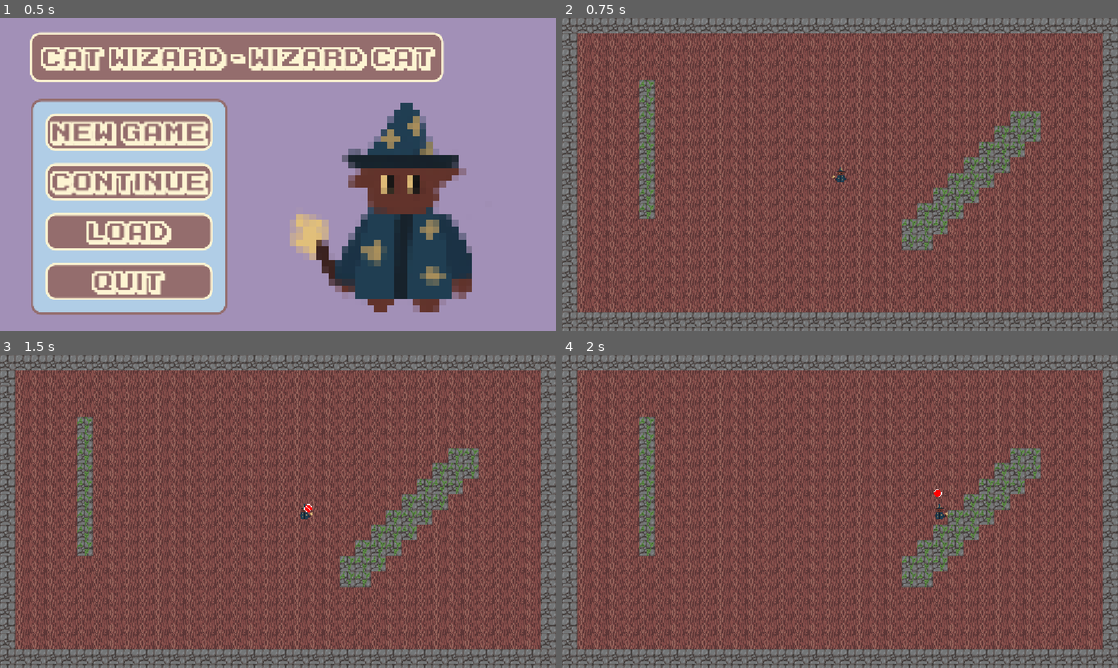
Above: before the commit, frames 1-4 (two rows, left to right).
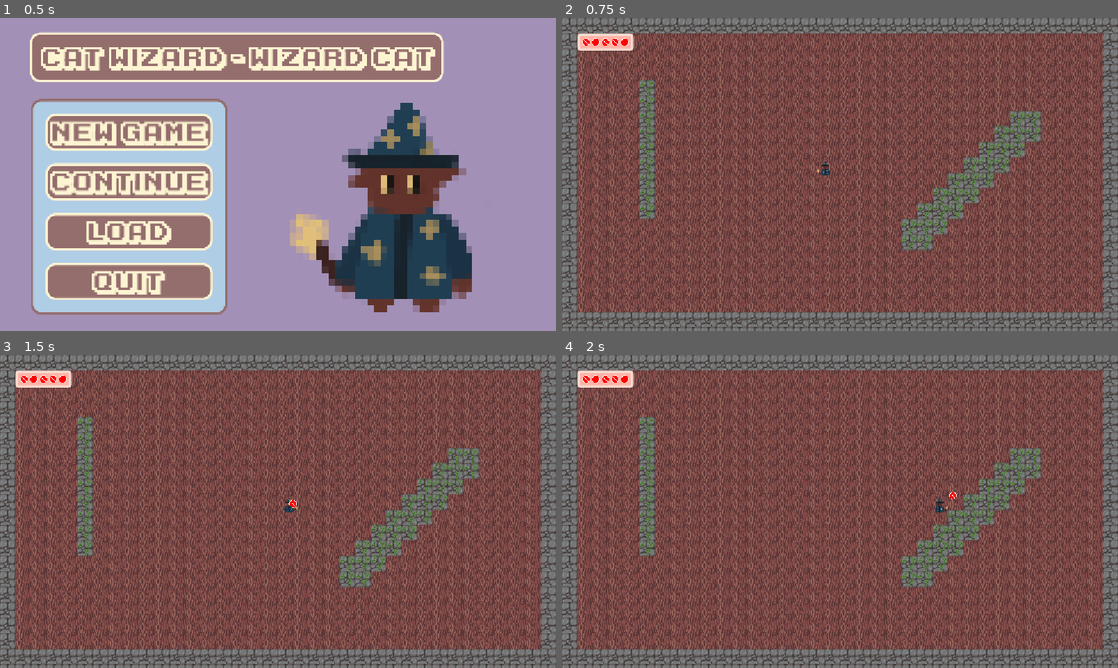
Above: after the commit, the same moments.

Repository: teganmy/wizard-cat-cat-wizard
Game: Godot game, scene res://main.tscn
The game is run twice, just before and just after one commit, with the same random seed, the same clock (stepped at 60 frames per second) and the same inputs.
Inputs (mouse positions are in pixels of both pictures, inside the frame that each line leads up to):
- Up to frame 1 (0.5 s): no input
- Up to frame 2 (0.75 s): click "New Game" at 0.5 s
- Up to frame 3 (1.5 s): tap Enter at 1.25 s; move the mouse to (400, 495) at 1.27 s; hold Right (player_right) from 1.28 s (still down); tap Space (fire) at 1.35 s
- Up to frame 4 (2 s): keep holding Right (player_right)

Frame 1 is identical in both runs. In frame 2, 0.7% of the frame differs, in the area x 2-52%, y 4-53%; in frame 3, 0.7%, in the area x 2-57%, y 4-53%; in frame 4, 0.7%.

Commit message:
Added placeholder life tracking on HUD

Diff:
--- a/wizard-cat-game/assets/default_theme.tres
+++ b/wizard-cat-game/assets/default_theme.tres
@@ -102,5 +102,9 @@
 Button/styles/pressed = SubResource("StyleBoxFlat_cs2sx")
 Label/colors/font_color = Color(0.99215686, 0.95686275, 0.8235294, 1)
 Label/styles/normal = SubResource("StyleBoxFlat_vkpim")
+MarginContainer/constants/margin_bottom = 32
+MarginContainer/constants/margin_left = 32
+MarginContainer/constants/margin_right = 32
+MarginContainer/constants/margin_top = 32
 PanelContainer/styles/panel = SubResource("StyleBoxFlat_06t4h")
 VBoxContainer/constants/separation = 26
--- a/wizard-cat-game/assets/hud.tscn
+++ b/wizard-cat-game/assets/hud.tscn
@@ -1,8 +1,26 @@
 [gd_scene format=3 uid="uid://bbhvbmlbu1ne7"]
 
+[ext_resource type="Theme" uid="uid://cnlk2q7yx8tfd" path="res://assets/default_theme.tres" id="1_gudfk"]
 [ext_resource type="Script" uid="uid://cec2qkk20ybsu" path="res://assets/life_container.gd" id="1_knk3d"]
 [ext_resource type="Script" uid="uid://cawfowwy7xfdn" path="res://assets/hud.gd" id="1_px13d"]
-[ext_resource type="Texture2D" uid="uid://cdhwe1jm0yer6" path="res://assets/wizard-cat.png" id="3_uj4j1"]
+[ext_resource type="Texture2D" uid="uid://1x47pqeyrbca" path="res://assets/bullet_default.png" id="3_uj4j1"]
+
+[sub_resource type="StyleBoxFlat" id="StyleBoxFlat_gudfk"]
+content_margin_left = 10.0
+content_margin_top = 10.0
+content_margin_right = 10.0
+content_margin_bottom = 10.0
+bg_color = Color(1, 0.7014436, 0.64967424, 1)
+border_width_left = 5
+border_width_top = 5
+border_width_right = 5
+border_width_bottom = 5
+border_color = Color(0.9556703, 0.86581975, 0.8256949, 1)
+corner_radius_top_left = 5
+corner_radius_top_right = 5
+corner_radius_bottom_right = 5
+corner_radius_bottom_left = 5
+corner_detail = 10
 
 [node name="HUD" type="MarginContainer" unique_id=1347274040]
 anchors_preset = 15
@@ -10,12 +28,19 @@
 anchor_bottom = 1.0
 grow_horizontal = 2
 grow_vertical = 2
+theme = ExtResource("1_gudfk")
 script = ExtResource("1_px13d")
 
-[node name="LifeContainer" type="HBoxContainer" parent="." unique_id=121664328]
+[node name="PanelContainer" type="PanelContainer" parent="." unique_id=932874024]
+layout_mode = 2
+size_flags_horizontal = 0
+size_flags_vertical = 0
+theme_override_styles/panel = SubResource("StyleBoxFlat_gudfk")
+
+[node name="LifeContainer" type="HBoxContainer" parent="PanelContainer" unique_id=121664328]
 texture_filter = 1
 layout_mode = 2
 size_flags_horizontal = 0
 size_flags_vertical = 0
 script = ExtResource("1_knk3d")
-life_sprite = ExtResource("3_uj4j1")
+texture = ExtResource("3_uj4j1")
--- a/wizard-cat-game/assets/life_container.gd
+++ b/wizard-cat-game/assets/life_container.gd
@@ -1,8 +1,33 @@
 extends HBoxContainer
 
-@export var life_sprite: Texture2D
+var hearts: Array[TextureRect] = []
+@export var texture: Texture2D
+var got_player: bool = false
 
-func add_life() -> void:
-	var life = TextureRect.new()
-	life.set_texture(life_sprite)
-	add_child(life)
+func _process(_delta: float) -> void:
+	if not got_player:
+		try_get_player()
+
+func change_hearts(new: int) -> void:
+	var heart_size := hearts.size()
+	if heart_size > new:
+		for _i in range(heart_size - new):
+			var heart = hearts.pop_back()
+			heart.queue_free()
+	elif heart_size < new:
+		for _i in range(new - heart_size):
+			var heart = TextureRect.new()
+			heart.texture = texture
+			add_child(heart)
+			hearts.push_back(heart)
+
+func try_get_player() -> void:
+	var players = get_tree().get_nodes_in_group("Player")
+	if players.size() > 0:
+		var player = players[0]
+		if player:
+			player.health.changed.connect(change_hearts)
+			change_hearts(player.health.max_health)
+			got_player = true
+			return
+	return
--- a/wizard-cat-game/bullet.gd
+++ b/wizard-cat-game/bullet.gd
@@ -1,6 +1,4 @@
 extends RigidBody2D
 
-
 func _on_lifetime_timeout() -> void:
-	#queue_free()
-	pass
+	queue_free()
--- a/wizard-cat-game/levels/level.gd
+++ b/wizard-cat-game/levels/level.gd
@@ -1 +1,15 @@
 extends Node2D
+
+@export var player_scene: PackedScene
+@onready var spawn_point := $SpawnPoint
+var player: CharacterBody2D
+
+func _ready() -> void:
+	var new_player = player_scene.instantiate()
+	new_player.position = spawn_point.position
+	new_player.died.connect(respawn_player)
+	add_child(new_player)
+	player = new_player
+
+func respawn_player() -> void:
+	player.position = spawn_point.position
--- a/wizard-cat-game/levels/level_1.tscn
+++ b/wizard-cat-game/levels/level_1.tscn
@@ -3,19 +3,35 @@
 [ext_resource type="Script" uid="uid://bsobkaqnjrnuk" path="res://levels/level.gd" id="1_jirdo"]
 [ext_resource type="TileSet" uid="uid://yeucsf3jvqss" path="res://assets/landscape_tileset.tres" id="2_bt44k"]
 [ext_resource type="PackedScene" uid="uid://6t34451gxrtm" path="res://player.tscn" id="3_bt44k"]
+[ext_resource type="Script" uid="uid://un6ien2ktj74" path="res://components/hitbox.gd" id="3_n46q3"]
 [ext_resource type="PackedScene" uid="uid://bbhvbmlbu1ne7" path="res://assets/hud.tscn" id="4_kx6l7"]
+
+[sub_resource type="RectangleShape2D" id="RectangleShape2D_gpvk7"]
+size = Vector2(48, 304)
 
 [node name="Level1" type="Node2D" unique_id=1118981851]
 script = ExtResource("1_jirdo")
+player_scene = ExtResource("3_bt44k")
 
 [node name="TileMapLayer" type="TileMapLayer" parent="." unique_id=1786187615]
 texture_filter = 1
 tile_map_data = PackedByteArray("AAAAAAAABAAAAAAAAAAAAAEABAAAAAAAAAAAAAIABAAAAAAAAAAAAAMABAAAAAAAAAAAAAQABAAAAAAAAAAAAA …(12016 unchanged characters)…
 tile_set = ExtResource("2_bt44k")
 
-[node name="Player" parent="." unique_id=705305627 instance=ExtResource("3_bt44k")]
-position = Vector2(576, 325)
+[node name="Hitbox" type="Area2D" parent="TileMapLayer" unique_id=1976002317]
+collision_layer = 0
+collision_mask = 8
+script = ExtResource("3_n46q3")
+metadata/_custom_type_script = "uid://un6ien2ktj74"
+
+[node name="CollisionShape2D" type="CollisionShape2D" parent="TileMapLayer/Hitbox" unique_id=1421372196]
+position = Vector2(176, 272)
+shape = SubResource("RectangleShape2D_gpvk7")
 
 [node name="HUDLayer" type="CanvasLayer" parent="." unique_id=865870252]
 
 [node name="HUD" parent="HUDLayer" unique_id=675684008 instance=ExtResource("4_kx6l7")]
+metadata/_edit_lock_ = true
+
+[node name="SpawnPoint" type="Marker2D" parent="." unique_id=1639797245]
+position = Vector2(544, 312)
--- a/wizard-cat-game/player.gd
+++ b/wizard-cat-game/player.gd
@@ -3,7 +3,9 @@
 @export var speed: float = 100
 @onready var shooter := $Shooter
 @onready var sprite := $Sprite2D
+@onready var health := $Health
 var last_dir: Vector2 = Vector2.ZERO
+signal died
 
 
 func _physics_process(_delta: float) -> void:
@@ -25,5 +27,5 @@
 	print("Player health: ", current)
 
 func _on_health_died() -> void:
-	print("Player died")
-	queue_free()
+	health.heal(health.max_health)
+	died.emit()
--- a/wizard-cat-game/player.tscn
+++ b/wizard-cat-game/player.tscn
@@ -15,7 +15,7 @@
 [sub_resource type="RectangleShape2D" id="RectangleShape2D_2w8te"]
 size = Vector2(28, 30)
 
-[node name="Player" type="CharacterBody2D" unique_id=705305627]
+[node name="Player" type="CharacterBody2D" unique_id=705305627 groups=["Player"]]
 collision_layer = 2
 motion_mode = 1
 script = ExtResource("1_onrkg")
--- a/wizard-cat-game/project.godot
+++ b/wizard-cat-game/project.godot
@@ -19,6 +19,10 @@
 
 window/stretch/mode="canvas_items"
 window/stretch/aspect="expand"
+
+[global_group]
+
+Player="The player"
 
 [gui]
 
